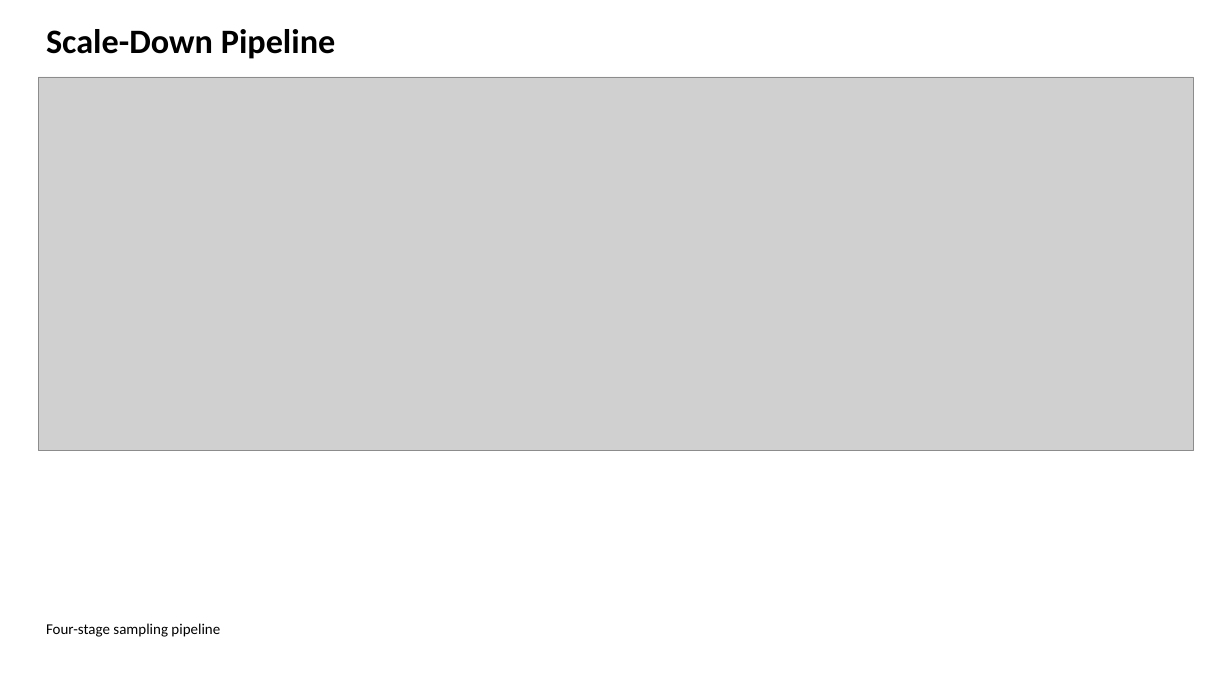
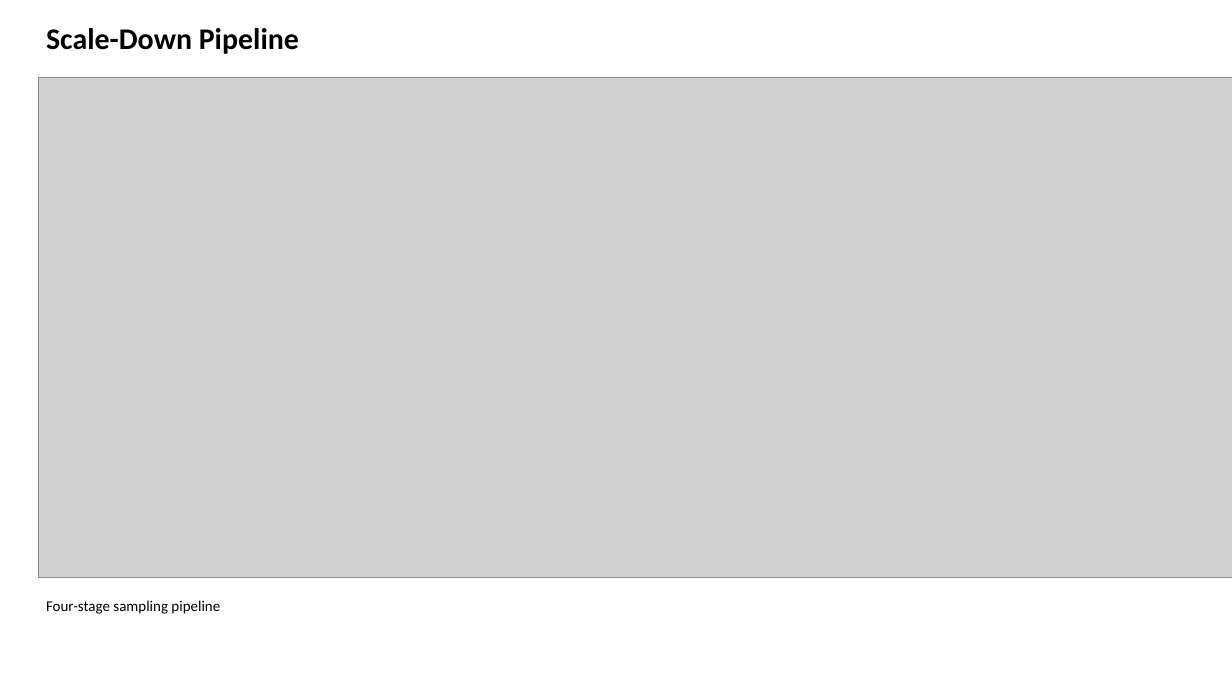
Before and after one commit to rysweet/azure-tenant-grapher, a slide deck: slide 5 of Scale_Operations_Implementation.pptx. Drawn at 1232x693 pixels with LibreOffice and Linux fonts; fonts in the diff are those of the drawing; grey boxes stand for pictures. Boxes give left, top, right and bottom in pixels: in the first picture for what was removed or moved away, otherwise in the second. Text is boxed around its words. In the diff, an @@ line names an element or a change of style, - is before the commit and + after.

```diff
--- a/Scale_Operations_Implementation.pptx
+++ b/Scale_Operations_Implementation.pptx
@@ text "Scale-Down Pipeline" at <box>46,28,299,54</box>: size 32 to 28 pt @@
@@ picture: place and size @@
-picture at <box>38,77,1194,450</box>
+picture at <box>38,77,1232,578</box>
@@ text "Four-stage sampling pipeline": place and size @@
-text "Four-stage sampling pipeline" at <box>46,623,220,637</box>
+text "Four-stage sampling pipeline" at <box>46,600,220,614</box>
```
Also in this commit, not shown: 6 other slides changed, 3 slides added, 22 slides removed.
